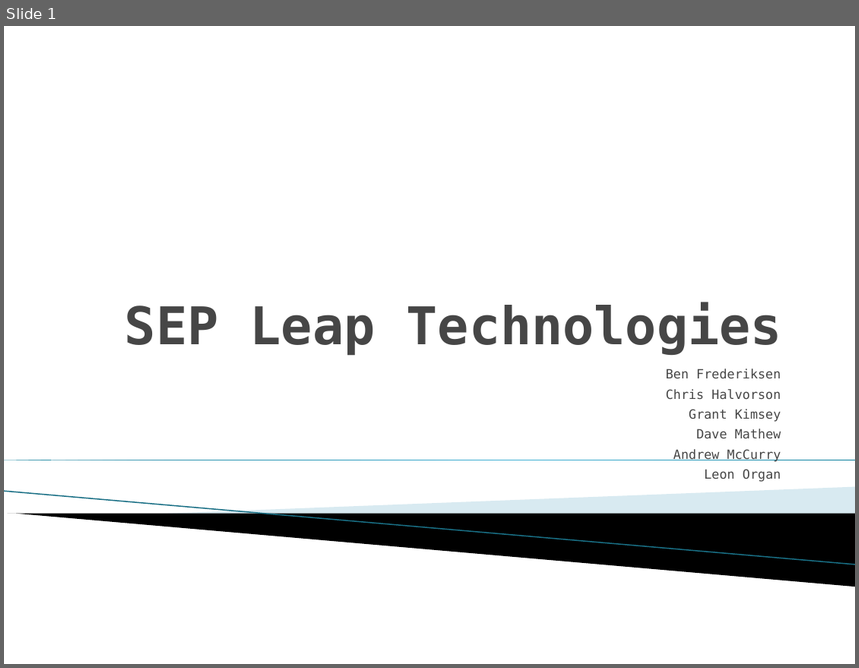
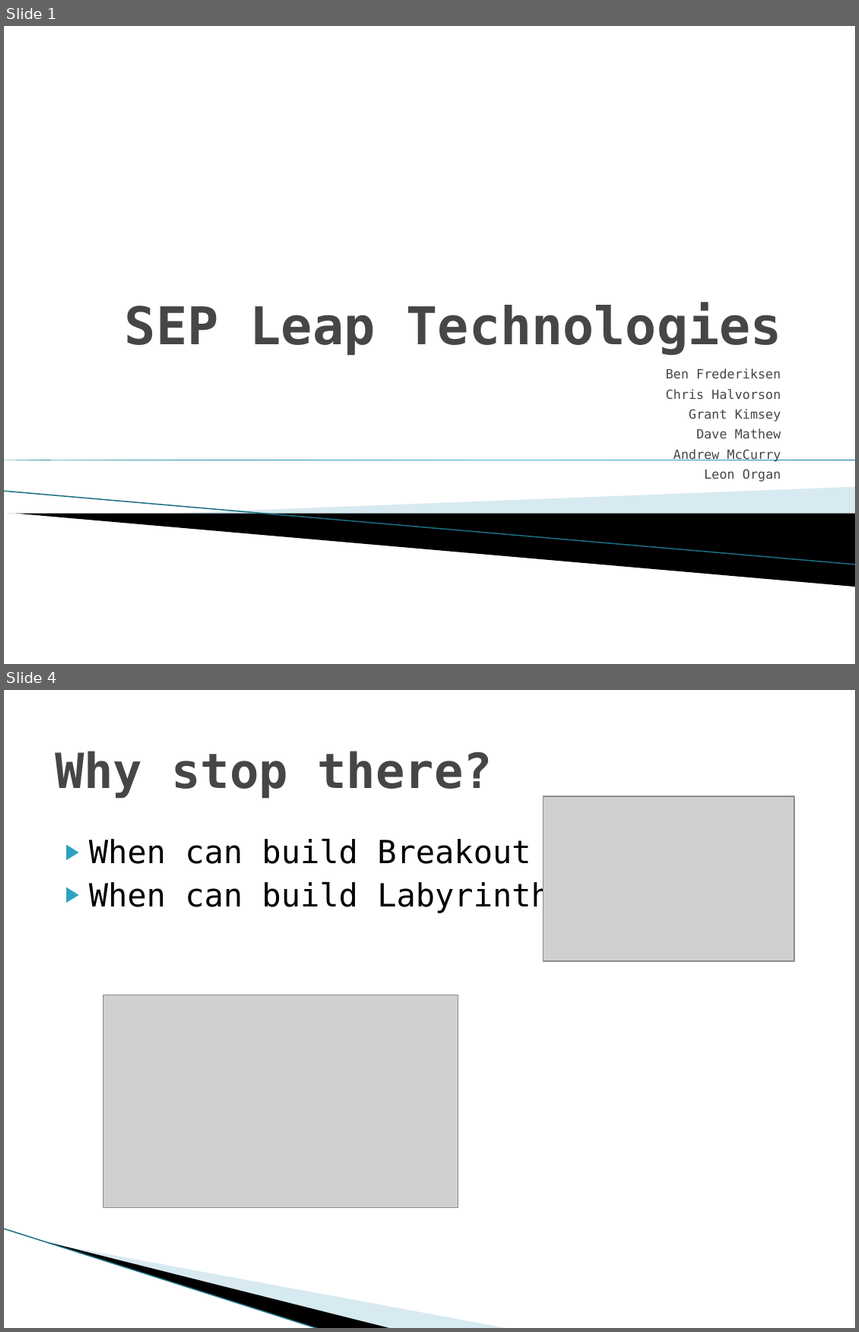
Before and after one commit to niahak/SEPlinko, a slide deck: Presentation.pptx. Shown one above the other, each under a label of ours: slide 1 before the commit, slides 1 and 4 after it; the slides between them are not shown. The pictures are 859x668 and 859x1332 pixels, drawn with LibreOffice and Linux fonts; fonts in the diff are those of the drawing; grey boxes stand for pictures; background and template pictures are left out. Boxes give left, top, right and bottom in pixels: in the first picture for what was removed or moved away, otherwise in the second. Text is boxed around its words. In the diff, an @@ line names an element or a change of style, - is before the commit and + after.

```diff
--- a/Presentation.pptx
+++ b/Presentation.pptx
@@ slide 4 added at (4,690,855,1328), background #FFFFFF @@
@@ title added at (55,751,492,798), 41 pt, text #464646, bold @@
+Why stop there?
@@ picture added at (543,796,794,961) @@
@@ text added at (89,839,550,914), 27 pt, text #000000 @@
+▶ When can build Breakout
+▶ When can build Labyrinth
@@ picture added at (104,995,458,1208) @@
@@ line added from (4, 1229) to (320, 1328), #97C5D8 0.95 pt @@
@@ freeform shape added at (49,1243,393,1328), fill #000000 @@
@@ freeform shape added at (51,1243,510,1328), fill #A0CBDC at 40% opacity @@
```
Also in this commit, not shown: 2 slides changed, 3 other slides added, 6 slides removed.
